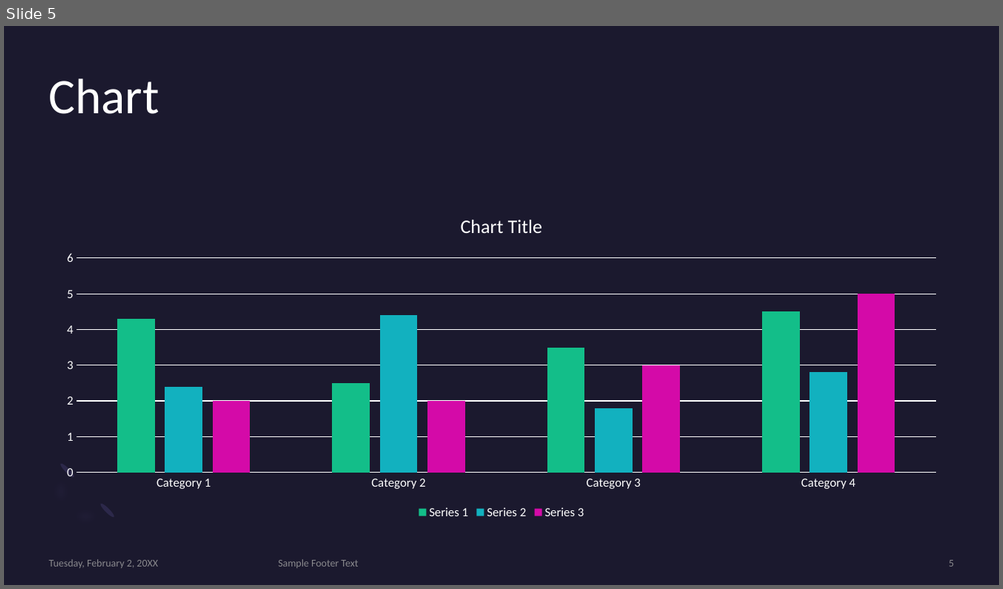
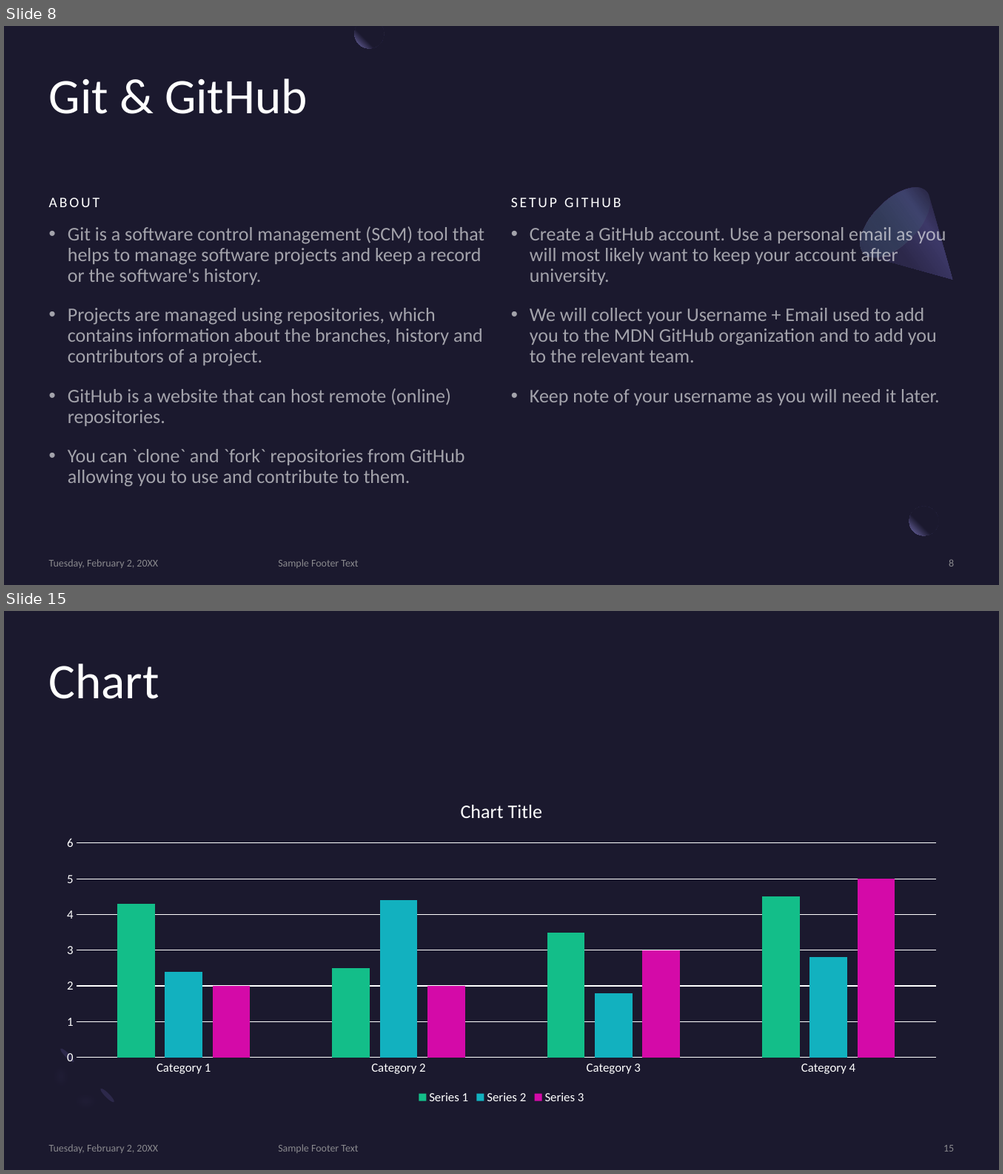
Before and after one commit to MonashDeepNeuron/HPP, a slide deck: content/week0/slides/week0.pptx. Shown one above the other, each under a label of ours: slide 5 before the commit, slides 8 and 15 after it; the slides between them are not shown. The pictures are 1003x589 and 1003x1174 pixels, drawn with LibreOffice and Linux fonts; fonts in the diff are those of the drawing. Boxes give left, top, right and bottom in pixels: in the first picture for what was removed or moved away, otherwise in the second. Text is boxed around its words. In the diff, an @@ line names an element or a change of style, - is before the commit and + after.

Commit message:
Started putting in week 0 content for software installation

```diff
--- a/content/week0/slides/week0.pptx
+++ b/content/week0/slides/week0.pptx
@@ slide 8 added at [4, 26, 999, 585], background #1B192E @@
@@ freeform shape added at [355, 26, 384, 48], fill gradient #1B192E to #7771B2 @@
@@ title added at [49, 79, 307, 114], 48 pt, text #FFFFFF @@
+Git & GitHub
@@ freeform shape added at [848, 175, 983, 311], fill gradient #2C284A to #3C3867 to #1B192E @@
@@ ellipse added at [848, 175, 942, 269], fill gradient #454075 to #5BEFC1 @@
@@ text added at [49, 198, 99, 207], 14 pt, text #FFFFFF @@
+ABOUT
@@ text added at [511, 198, 620, 207], 14 pt, text #FFFFFF @@
+SETUP GITHUB
@@ text added at [529, 224, 946, 406], 18.6 pt, text #FFFFFF at 60% opacity @@
+• Create a GitHub account. Use a personal email as you will most likely want to keep your account after university.
+• We will collect your Username + Email used to add you to the MDN GitHub organization and to add you to the relevant team.
+• Keep note of your username as you will need it later.
@@ text added at [68, 227, 484, 487], 18.6 pt, text #FFFFFF at 60% opacity @@
+• Git is a software control management (SCM) tool that helps to manage software projects and keep a record or the software's history.
+• Projects are managed using repositories, which contains information about the branches, history and contributors of a project.
+• GitHub is a website that can host remote (online) repositories.
+• You can `clone` and `fork` repositories from GitHub allowing you to use and contribute to them.
@@ ellipse added at [909, 507, 938, 537], fill gradient #1B192E to #7771B2 @@
@@ rectangle added at [938, 501, 969, 531], fill #1B192E at 80% opacity @@
@@ text added at [49, 560, 158, 568], 10 pt, text #A6A6A6 at 80% opacity @@
+Tuesday, February 2, 20XX
@@ text added at [278, 560, 358, 568], 10 pt, text #A6A6A6 at 80% opacity @@
+Sample Footer Text
@@ page number added at [948, 560, 953, 567], 10 pt, text #A6A6A6 at 80% opacity @@
+8
@@ what was slide 5 is now slide 15 @@
@@ page number at [943, 1145, 953, 1152]: text changed @@
-5
+15
```
Also in this commit, not shown: 4 slides changed, 8 other slides added, 1 slide removed, 2 other files.
